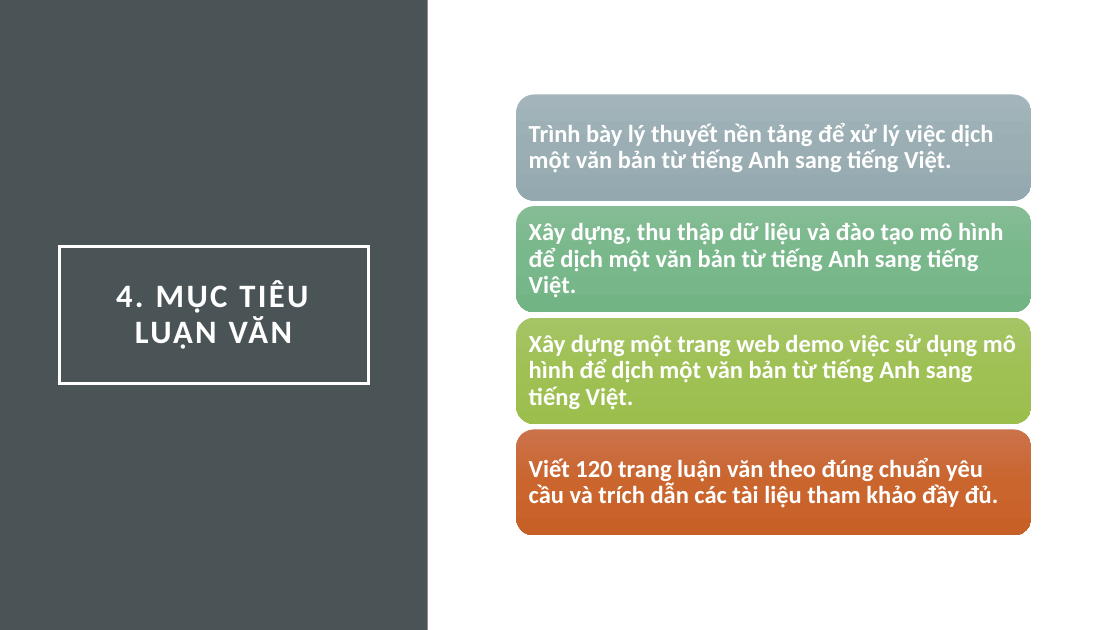
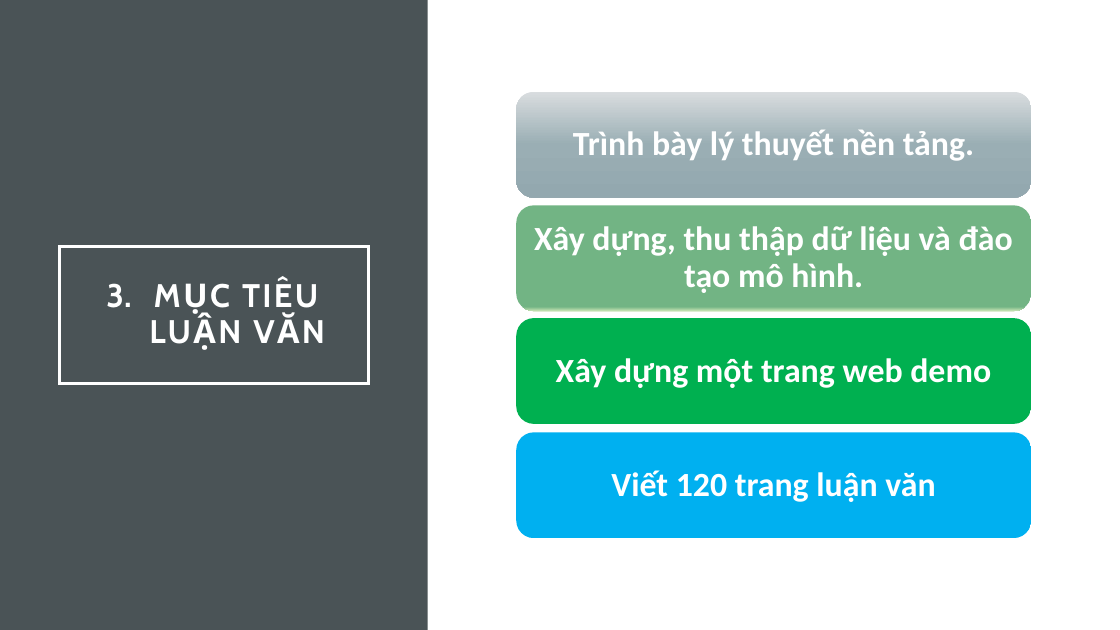
Before and after one commit to nmtri1912/kltn, a slide deck: slide 9 of Tài liệu/Presentation.pptx (slide 8 before the commit). Drawn at 1120x630 pixels with LibreOffice and Linux fonts; fonts in the diff are those of the drawing. Boxes give left, top, right and bottom in pixels: in the first picture for what was removed or moved away, otherwise in the second. Text is boxed around its words. In the diff, an @@ line names an element or a change of style, - is before the commit and + after.

```diff
--- a/Tài liệu/Presentation.pptx
+++ b/Tài liệu/Presentation.pptx
@@ rounded rectangle at box(517, 92, 1032, 197): fill gradient #A3B5BB to #9BAFB5 to #93A9AF to gradient #D9DDDF to #9BAFB5 to #93A9AF @@
@@ text at box(573, 129, 974, 161): text changed; size 21 to 29 pt @@
-Trình bày lý thuyết nền tảng để xử lý việc dịch một văn bản từ tiếng Anh sang tiếng Việt.
+Trình bày lý thuyết nền tảng.
@@ rounded rectangle at box(517, 205, 1032, 311): fill gradient #86BD95 to #7AB98B to #72B584 to gradient #72B584 to #C9E4B4 @@
@@ text at box(534, 226, 1013, 293): text changed; size 21 to 29 pt @@
-Xây dựng, thu thập dữ liệu và đào tạo mô hình để dịch một văn bản từ tiếng Anh sang tiếng Việt.
+Xây dựng, thu thập dữ liệu và đào tạo mô hình.
@@ title at box(242, 280, 318, 315): text changed; font Calibri to Cabin @@
-4. MỤC TIÊU LUẬN VĂN
+3. MỤC TIÊU LUẬN VĂN
@@ rounded rectangle at box(517, 318, 1032, 424): fill gradient #A5C466 to #A0C255 to #9BBE4D to gradient #00B050 to #A0C255 to #9BBE4D @@
@@ text at box(556, 358, 991, 388): text changed; size 21 to 29 pt @@
-Xây dựng một trang web demo việc sử dụng mô hình để dịch một văn bản từ tiếng Anh sang tiếng Việt.
+Xây dựng một trang web demo
@@ rounded rectangle: place and size @@
-rounded rectangle at box(517, 429, 1032, 535)
+rounded rectangle at box(517, 433, 1032, 539)
@@ rounded rectangle at box(517, 433, 1032, 539): fill gradient #CC734B to #CB662F to #C86128 to gradient #00B0F0 to #CB662F to #C86128 @@
@@ text at box(611, 470, 935, 502): text changed; size 21 to 29 pt @@
-Viết 120 trang luận văn theo đúng chuẩn yêu cầu và trích dẫn các tài liệu tham khảo đầy đủ.
+Viết 120 trang luận văn
```
Also in this commit, not shown: 11 other slides changed, 1 slide added, 2 slides removed.
